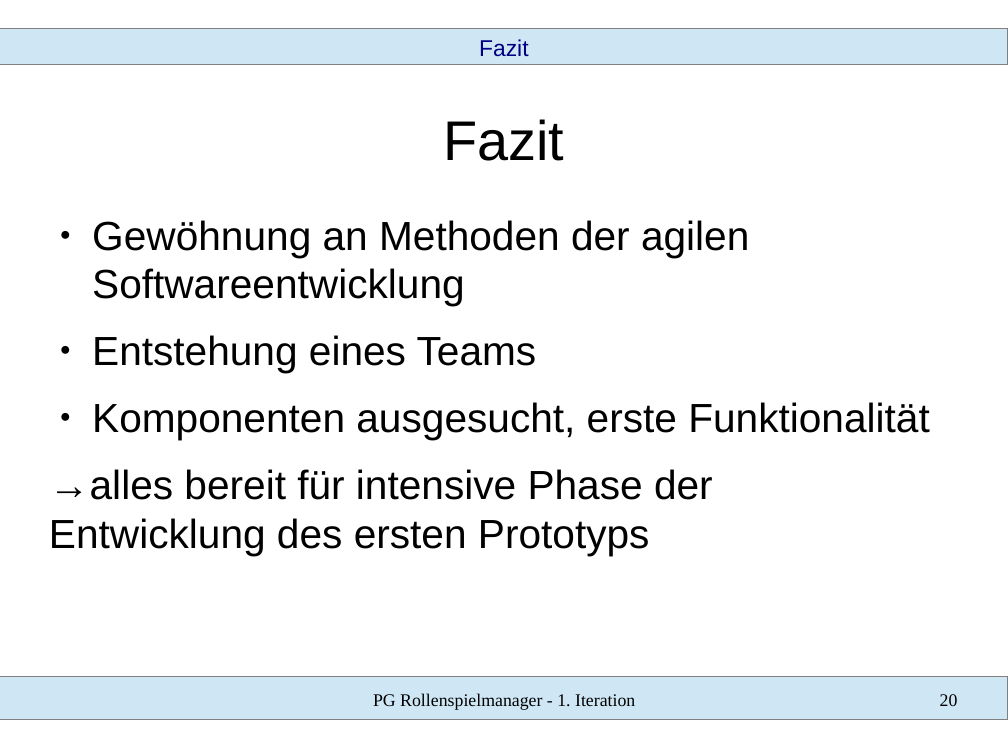
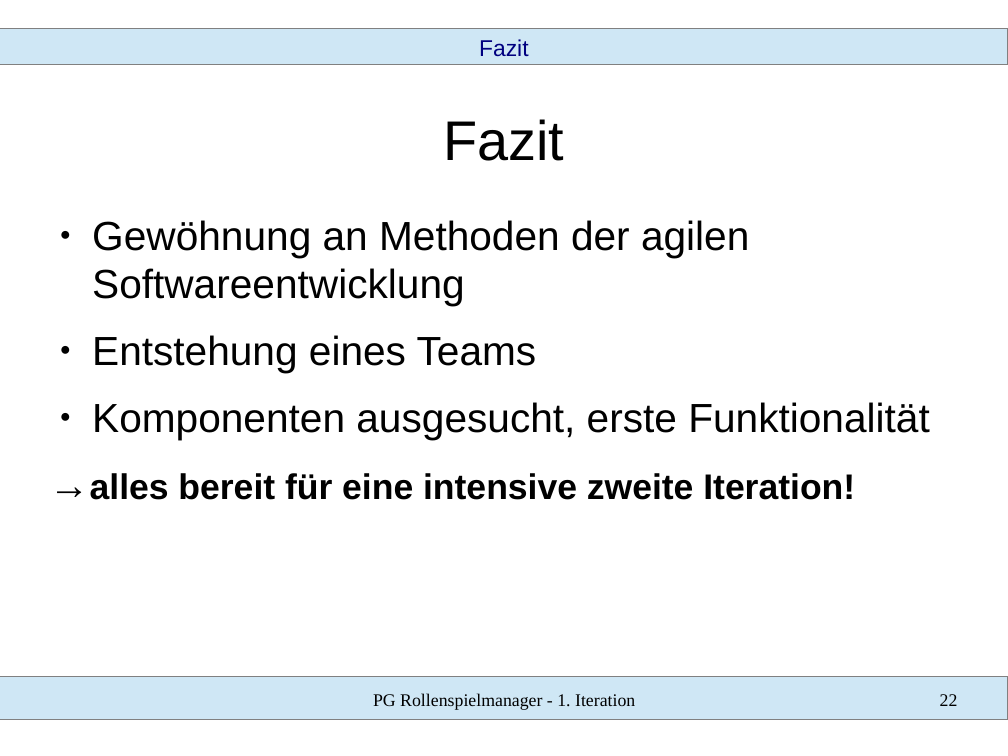
Before and after one commit to SWT-Projektgruppe-2015/Rollenspielmanager, a slide deck: slide 22 of Dokumente/01 Iteration/vortrag.odp (slide 20 before the commit). Drawn at 1008x756 pixels with LibreOffice and Linux fonts; fonts in the diff are those of the drawing. Boxes give left, top, right and bottom in pixels: in the first picture for what was removed or moved away, otherwise in the second. Text is boxed around its words. In the diff, an @@ line names an element or a change of style, - is before the commit and + after.

```diff
--- a/Dokumente/01 Iteration/vortrag.odp
+++ b/Dokumente/01 Iteration/vortrag.odp
@@ text at bbox=[90, 473, 855, 500]: text changed; size 32 to 28 pt; bold on @@
-→alles bereit für intensive Phase der Entwicklung des ersten Prototyps
+→alles bereit für eine intensive zweite Iteration!
@@ page number at bbox=[940, 694, 958, 706]: text changed @@
-20
+22
```
Also in this commit, not shown: 15 other slides changed, 2 slides added, 29 other files.
